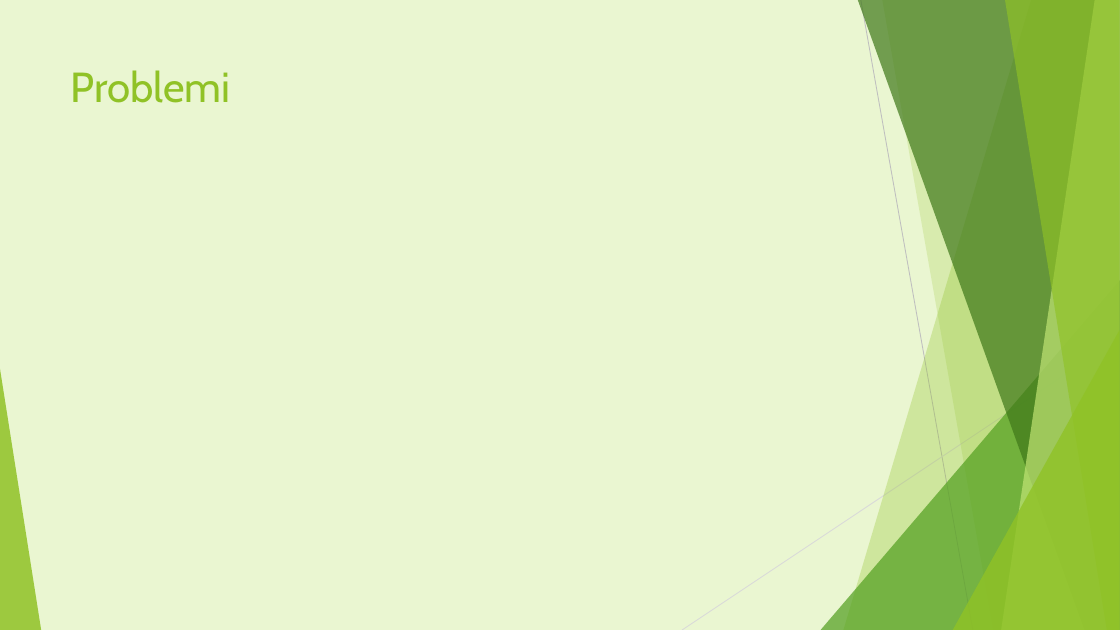
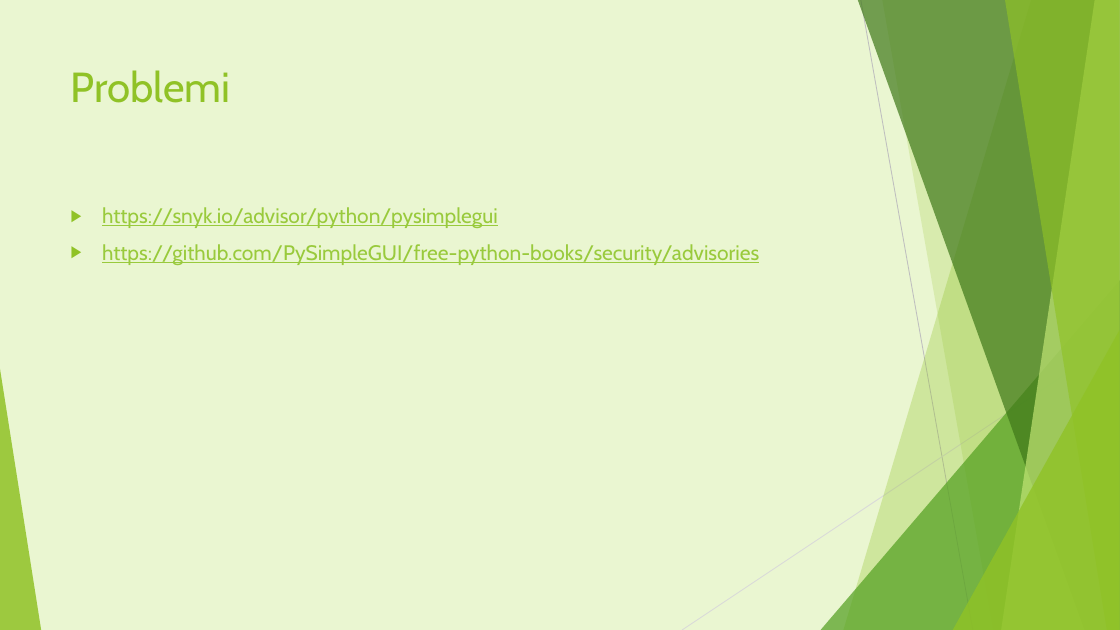
Before and after one commit to ChiaraAmalia/solidityproj, a slide deck: slide 3 of documenti/Footprint calculator.pptx. Drawn at 1120x630 pixels with LibreOffice and Linux fonts; fonts in the diff are those of the drawing. Boxes give left, top, right and bottom in pixels: in the first picture for what was removed or moved away, otherwise in the second. Text is boxed around its words. In the diff, an @@ line names an element or a change of style, - is before the commit and + after.

Commit message:
ppt

```diff
--- a/documenti/Footprint calculator.pptx
+++ b/documenti/Footprint calculator.pptx
@@ text added at box(102, 207, 759, 265), 18 pt, text #99CA3C, underline @@
+▶ https://snyk.io/advisor/python/pysimplegui
+▶ https://github.com/PySimpleGUI/free-python-books/security/advisories
```
Also in this commit, not shown: 1 other slide changed.
